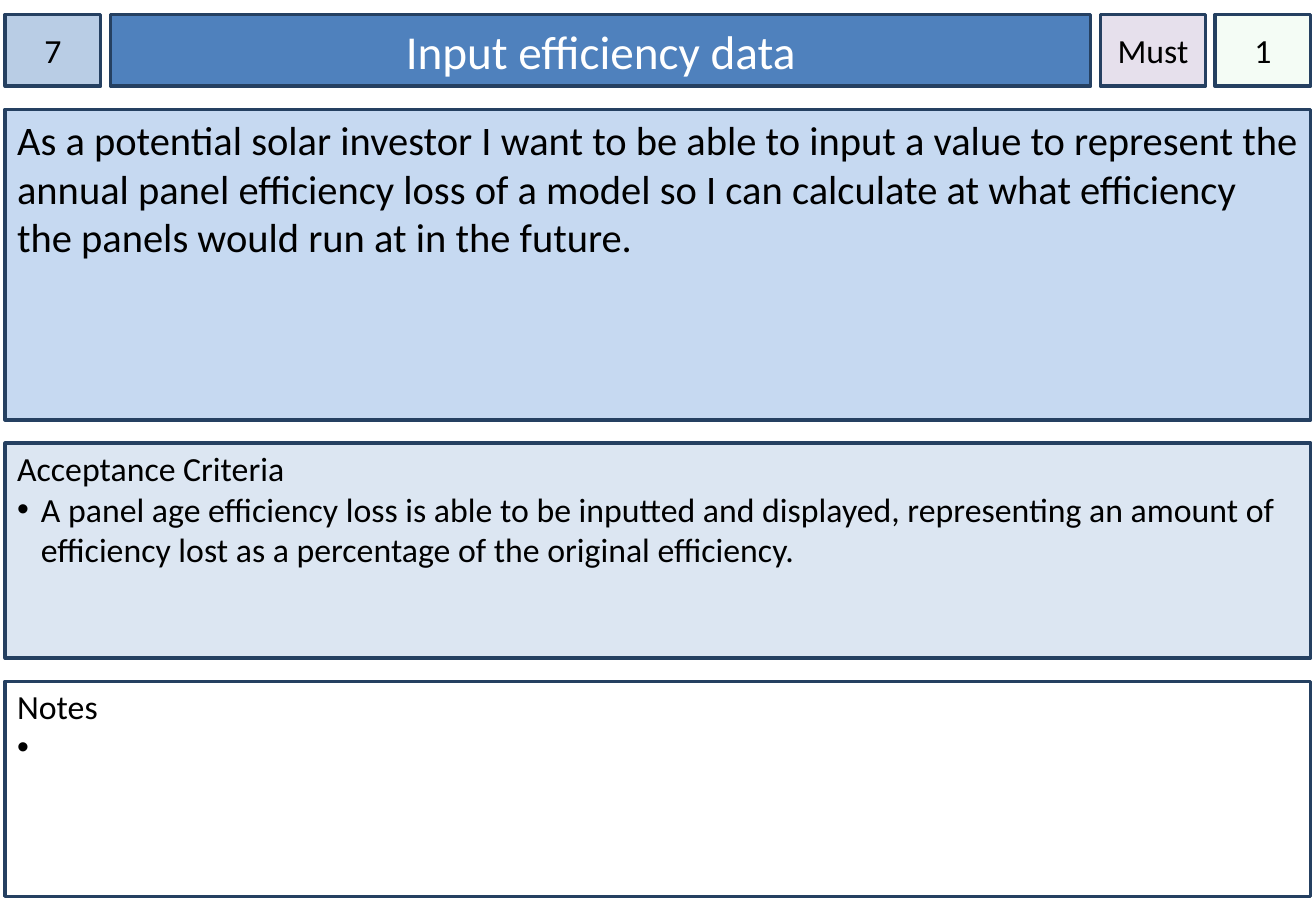
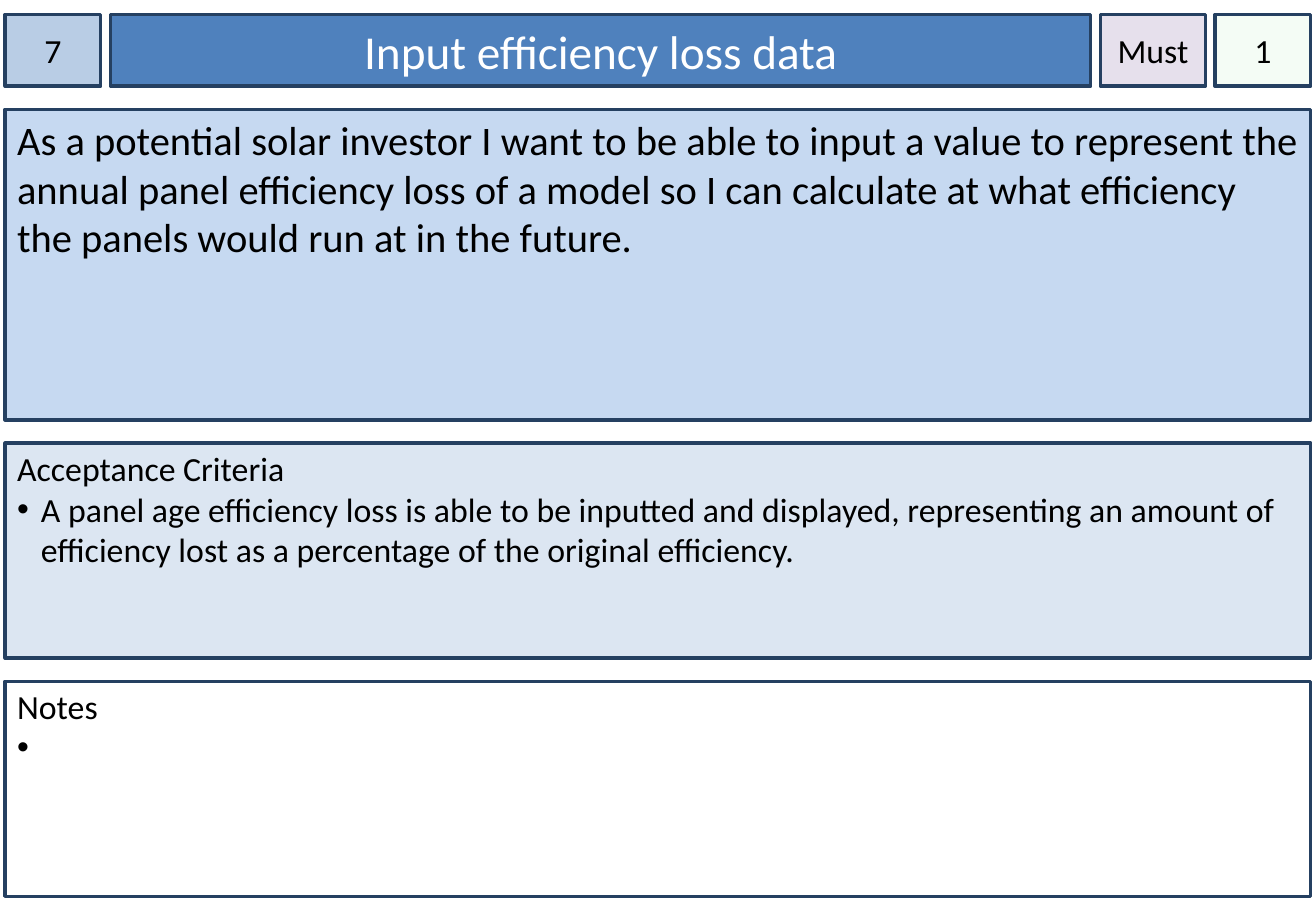
Before and after one commit to dkartaschew/anonymous-solarenergy, a slide deck: slide 7 of Documentation/User Stories.pptx. Drawn at 1316x911 pixels with LibreOffice and Linux fonts; fonts in the diff are those of the drawing. Boxes give left, top, right and bottom in pixels: in the first picture for what was removed or moved away, otherwise in the second. Text is boxed around its words. In the diff, an @@ line names an element or a change of style, - is before the commit and + after.

```diff
--- a/Documentation/User Stories.pptx
+++ b/Documentation/User Stories.pptx
@@ text in rectangle at (364, 36, 837, 77): text changed @@
-Input efficiency data
+Input efficiency loss data
```
Also in this commit, not shown: 30 other slides changed, 1 other file.
